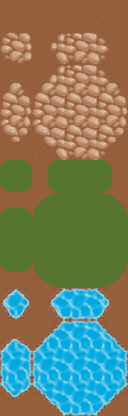
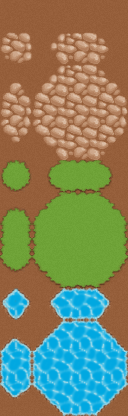
Comparing the layer stacks of the two 128x416 images. Changes:
renamed "Layer 3" to "Layer 35", painted on it over [0, 160, 128, 288]
